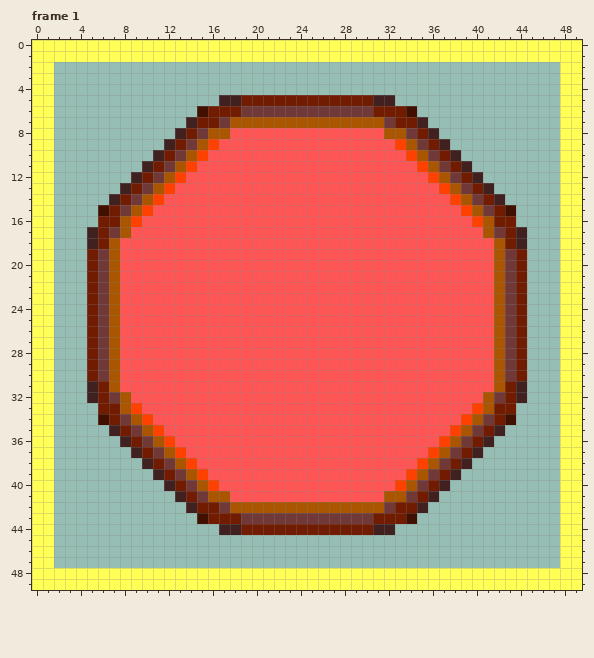
A pixel-art file gets an edit: assets/powerup-mini-ball.ase. Above: the version before the commit.
50x50 pixels, 5 frames. Shown: frame 1. The commit also changed other frames, which this record leaves out.
And afterwards:
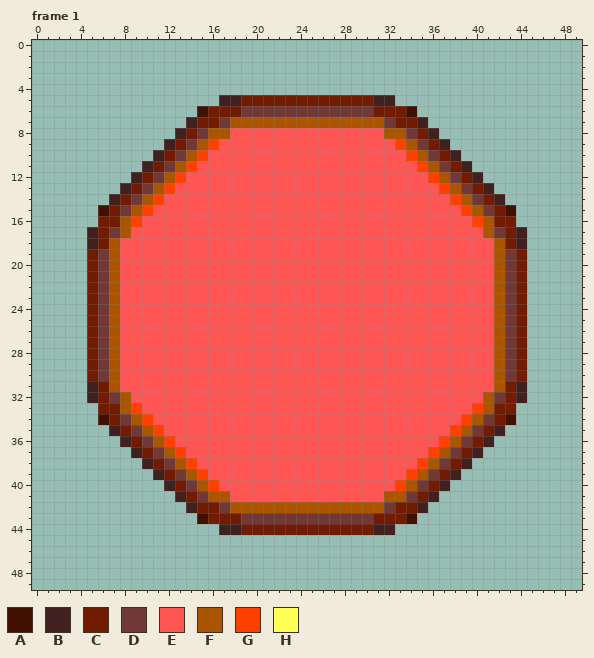
Palette (. is transparent): A #411000  B #412020  C #711c00  D #713838  E #ff5555  F #aa5500  G #ff4100  H #ffff55
Author's note on the commit: added maxi size powerup
The exact change:
Frame 1:
The author cleared colour H in rows 0 to 1 at x 0 to 49; in rows 2 to 47 at x 0 to 1 and 48 to 49; in rows 48 to 49 at x 0 to 49.
Boxes around the changes in both pictures, in picture pixels (x1, y1, x2, y2):
erased: (32, 40, 582, 590)
